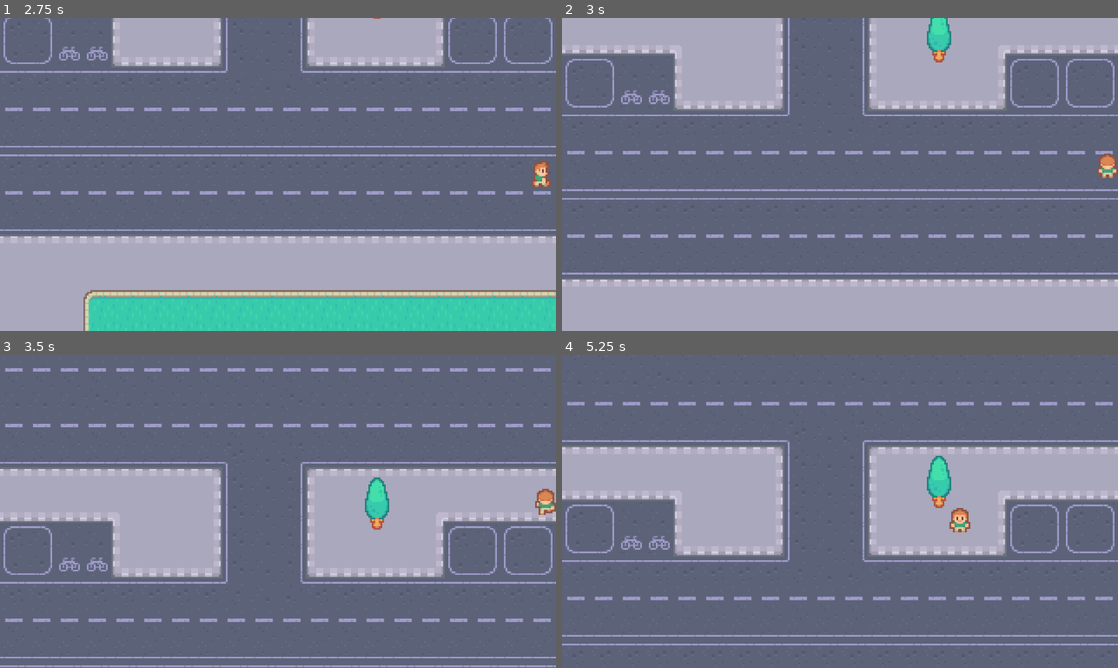
Above: before the commit, frames 1-4 (two rows, left to right).
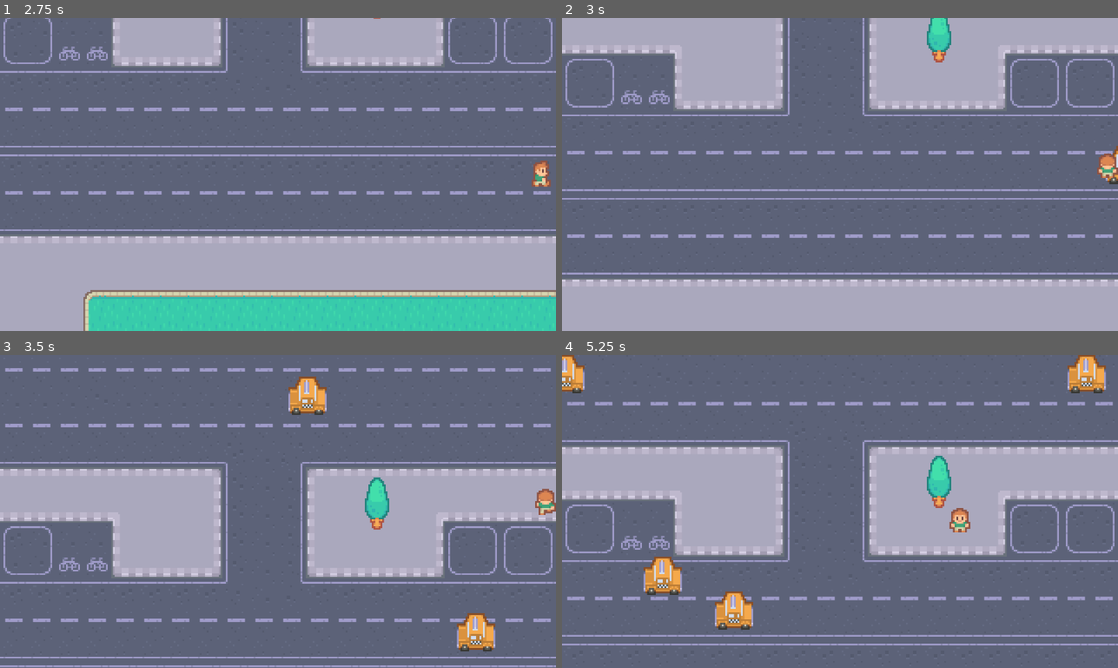
Above: after the commit, the same moments.

Repository: PatCrane/frogger_clone
Game: Godot game, scene res://scenes/game.tscn
Two runs of this game, one before a commit and one after it. Both use one fixed random seed, a clock stepped at 60 frames per second and the inputs below. Before the commit the project starts from res://scenese/game.tscn.
Inputs:
- Up to frame 1 (2.75 s): tap Enter at 0.5 s; hold Right (right) 0.53-1.28 s; hold Down (down) 1.28-2.03 s; hold Right (right) from 2.03 s (still down)
- Up to frame 2 (3 s): release Right (right) at 2.78 s; hold Up (up) from 2.78 s (still down)
- Up to frame 3 (3.5 s): keep holding Up (up)
- Up to frame 4 (5.25 s): release Up (up) at 3.53 s; hold Left (left) 3.53-5.03 s; hold Down (down) from 5.03 s (still down)

Frame 1 is identical in both runs. In frame 2, less than 0.1% of the frame differs, in the area x 97-100%, y 40-54%; in frame 3, 1.4%; in frame 4, 2.6%, in the area x 0-98%, y 0-88%.

Commit message:
car spawning and movement

Diff:
--- /dev/null
+++ b/scenes/car.gd
@@ -0,0 +1,16 @@
+extends Area2D
+
+var direction = Vector2.LEFT
+var speed = 100
+
+func _ready() -> void:
+	if position.x < 0:
+		direction.x = 1
+
+func _process(delta: float) -> void:
+	position += direction * speed * delta
+
+
+
+func _on_visible_on_screen_notifier_2d_screen_exited() -> void:
+	queue_free()# Replace with function body.
--- /dev/null
+++ b/scenes/car.tscn
@@ -0,0 +1,21 @@
+[gd_scene load_steps=4 format=3 uid="uid://dtapujmre2oii"]
+
+[ext_resource type="Texture2D" uid="uid://ded8huv3lr1a7" path="res://graphics/cars/yellow.png" id="1_7822p"]
+[ext_resource type="Script" uid="uid://b6ryqkvablr87" path="res://scenes/car.gd" id="1_qt2eu"]
+
+[sub_resource type="RectangleShape2D" id="RectangleShape2D_uoj53"]
+size = Vector2(20, 11)
+
+[node name="Car" type="Area2D"]
+script = ExtResource("1_qt2eu")
+
+[node name="Sprite2D" type="Sprite2D" parent="."]
+texture = ExtResource("1_7822p")
+
+[node name="CollisionShape2D" type="CollisionShape2D" parent="."]
+position = Vector2(0, 2.5)
+shape = SubResource("RectangleShape2D_uoj53")
+
+[node name="VisibleOnScreenNotifier2D" type="VisibleOnScreenNotifier2D" parent="."]
+
+[connection signal="screen_exited" from="VisibleOnScreenNotifier2D" to="." method="_on_visible_on_screen_notifier_2d_screen_exited"]
--- /dev/null
+++ b/scenes/game.gd
@@ -0,0 +1,14 @@
+extends Node2D
+
+var car_scene: PackedScene = preload("res://scenes/car.tscn")
+
+func _on_timer_timeout() -> void:
+	print('Timer has triggered')
+
+
+
+func _on_car_timer_timeout() -> void:
+	var car = car_scene.instantiate() as Area2D
+	var pos_marker = $CarStartPositions.get_children().pick_random()
+	car.position = pos_marker.position
+	$Objects.add_child(car) # Replace with function body.
--- /dev/null
+++ b/scenes/game.tscn
@@ -0,0 +1,93 @@
+[gd_scene load_steps=9 format=3 uid="uid://clp8hflniv2qa"]
+
+[ext_resource type="Script" uid="uid://5e1ldmu0qd62" path="res://scenes/game.gd" id="1_imq3g"]
+[ext_resource type="Texture2D" uid="uid://doghmovcgeltw" path="res://graphics/map.png" id="1_qohxi"]
+[ext_resource type="PackedScene" uid="uid://blo7vou7veeva" path="res://scenes/player.tscn" id="2_ir3tn"]
+[ext_resource type="PackedScene" uid="uid://x5pta77tasp5" path="res://scenes/tree.tscn" id="3_ir3tn"]
+
+[sub_resource type="RectangleShape2D" id="RectangleShape2D_ir3tn"]
+size = Vector2(17, 660)
+
+[sub_resource type="RectangleShape2D" id="RectangleShape2D_imq3g"]
+size = Vector2(20, 642)
+
+[sub_resource type="RectangleShape2D" id="RectangleShape2D_7jvsx"]
+size = Vector2(403, 16)
+
+[sub_resource type="RectangleShape2D" id="RectangleShape2D_alg1t"]
+size = Vector2(399, 20)
+
+[node name="Game" type="Node2D"]
+script = ExtResource("1_imq3g")
+
+[node name="BG" type="Sprite2D" parent="."]
+texture = ExtResource("1_qohxi")
+
+[node name="Borders" type="Node2D" parent="."]
+
+[node name="left" type="StaticBody2D" parent="Borders"]
+
+[node name="CollisionShape2D" type="CollisionShape2D" parent="Borders/left"]
+position = Vector2(-200.5, -7)
+shape = SubResource("RectangleShape2D_ir3tn")
+
+[node name="right" type="StaticBody2D" parent="Borders"]
+
+[node name="CollisionShape2D" type="CollisionShape2D" parent="Borders/right"]
+position = Vector2(202, -1)
+shape = SubResource("RectangleShape2D_imq3g")
+
+[node name="bottom" type="StaticBody2D" parent="Borders"]
+position = Vector2(-7, 0)
+
+[node name="CollisionShape2D" type="CollisionShape2D" parent="Borders/bottom"]
+position = Vector2(15, 327)
+shape = SubResource("RectangleShape2D_7jvsx")
+
+[node name="top" type="StaticBody2D" parent="Borders"]
+
+[node name="CollisionShape2D" type="CollisionShape2D" parent="Borders/top"]
+position = Vector2(3, -330)
+shape = SubResource("RectangleShape2D_alg1t")
+
+[node name="Timer" type="Node" parent="."]
+
+[node name="CarTimer" type="Timer" parent="Timer"]
+autostart = true
+
+[node name="Objects" type="Node" parent="."]
+
+[node name="Player" parent="Objects" instance=ExtResource("2_ir3tn")]
+position = Vector2(31, 29)
+
+[node name="tree" parent="Objects" instance=ExtResource("3_ir3tn")]
+position = Vector2(89, 37)
+
+[node name="CarStartPositions" type="Node2D" parent="."]
+position = Vector2(-2, 2)
+
+[node name="Marker2D" type="Marker2D" parent="CarStartPositions"]
+position = Vector2(-194, -53)
+
+[node name="Marker2D2" type="Marker2D" parent="CarStartPositions"]
+position = Vector2(-196, -117)
+
+[node name="Marker2D3" type="Marker2D" parent="CarStartPositions"]
+position = Vector2(-195, 91)
+
+[node name="Marker2D4" type="Marker2D" parent="CarStartPositions"]
+position = Vector2(-192, 139)
+
+[node name="Marker2D5" type="Marker2D" parent="CarStartPositions"]
+position = Vector2(198, -96)
+
+[node name="Marker2D6" type="Marker2D" parent="CarStartPositions"]
+position = Vector2(199, -25)
+
+[node name="Marker2D7" type="Marker2D" parent="CarStartPositions"]
+position = Vector2(196, 111)
+
+[node name="Marker2D8" type="Marker2D" parent="CarStartPositions"]
+position = Vector2(198, 159)
+
+[connection signal="timeout" from="Timer/CarTimer" to="." method="_on_car_timer_timeout"]
--- a/scenese/player.tscn
+++ b/scenes/player.tscn
@@ -1,6 +1,6 @@
 [gd_scene load_steps=14 format=3 uid="uid://blo7vou7veeva"]
 
-[ext_resource type="Script" uid="uid://c7hpf8balt2eq" path="res://scenese/player.gd" id="1_vnmaj"]
+[ext_resource type="Script" uid="uid://c7hpf8balt2eq" path="res://scenes/player.gd" id="1_vnmaj"]
 [ext_resource type="Texture2D" uid="uid://c4q6c7mxqh78h" path="res://graphics/player/player_tileset.png" id="2_vnmaj"]
 
 [sub_resource type="RectangleShape2D" id="RectangleShape2D_vnmaj"]
--- a/scenese/game.gd
+++ /dev/null
@@ -1,5 +0,0 @@
-extends Node2D
-
-
-func _on_timer_timeout() -> void:
-	print('Timer has triggered')
--- a/scenese/game.tscn
+++ /dev/null
@@ -1,63 +0,0 @@
-[gd_scene load_steps=9 format=3 uid="uid://clp8hflniv2qa"]
-
-[ext_resource type="Script" uid="uid://5e1ldmu0qd62" path="res://scenese/game.gd" id="1_imq3g"]
-[ext_resource type="Texture2D" uid="uid://doghmovcgeltw" path="res://graphics/map.png" id="1_qohxi"]
-[ext_resource type="PackedScene" uid="uid://blo7vou7veeva" path="res://scenese/player.tscn" id="2_ir3tn"]
-[ext_resource type="PackedScene" uid="uid://x5pta77tasp5" path="res://scenese/tree.tscn" id="3_ir3tn"]
-
-[sub_resource type="RectangleShape2D" id="RectangleShape2D_ir3tn"]
-size = Vector2(17, 660)
-
-[sub_resource type="RectangleShape2D" id="RectangleShape2D_imq3g"]
-size = Vector2(20, 642)
-
-[sub_resource type="RectangleShape2D" id="RectangleShape2D_7jvsx"]
-size = Vector2(403, 16)
-
-[sub_resource type="RectangleShape2D" id="RectangleShape2D_alg1t"]
-size = Vector2(399, 20)
-
-[node name="Game" type="Node2D"]
-script = ExtResource("1_imq3g")
-
-[node name="Sprite2D" type="Sprite2D" parent="."]
-texture = ExtResource("1_qohxi")
-
-[node name="Player" parent="." instance=ExtResource("2_ir3tn")]
-position = Vector2(31, 29)
-
-[node name="tree" parent="." instance=ExtResource("3_ir3tn")]
-position = Vector2(89, 37)
-
-[node name="Borders" type="Node2D" parent="."]
-
-[node name="left" type="StaticBody2D" parent="Borders"]
-
-[node name="CollisionShape2D" type="CollisionShape2D" parent="Borders/left"]
-position = Vector2(-200.5, -7)
-shape = SubResource("RectangleShape2D_ir3tn")
-
-[node name="right" type="StaticBody2D" parent="Borders"]
-
-[node name="CollisionShape2D" type="CollisionShape2D" parent="Borders/right"]
-position = Vector2(202, -1)
-shape = SubResource("RectangleShape2D_imq3g")
-
-[node name="bottom" type="StaticBody2D" parent="Borders"]
-position = Vector2(-7, 0)
-
-[node name="CollisionShape2D" type="CollisionShape2D" parent="Borders/bottom"]
-position = Vector2(15, 327)
-shape = SubResource("RectangleShape2D_7jvsx")
-
-[node name="top" type="StaticBody2D" parent="Borders"]
-
-[node name="CollisionShape2D" type="CollisionShape2D" parent="Borders/top"]
-position = Vector2(3, -330)
-shape = SubResource("RectangleShape2D_alg1t")
-
-[node name="Timer" type="Timer" parent="."]
-wait_time = 4.0
-autostart = true
-
-[connection signal="timeout" from="Timer" to="." method="_on_timer_timeout"]
Not shown, added: scenes/car.gd.uid
Renamed: scenese/game.gd.uid -> scenes/game.gd.uid
Renamed: scenese/player.gd -> scenes/player.gd
Renamed: scenese/player.gd.uid -> scenes/player.gd.uid
Renamed: scenese/tree.tscn -> scenes/tree.tscn
